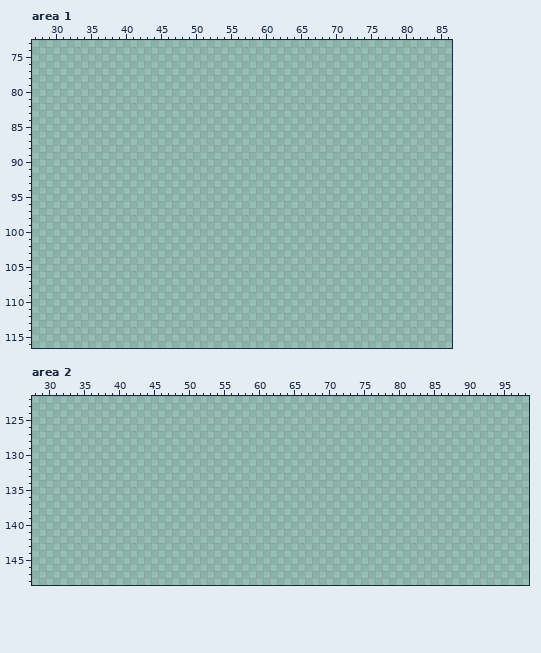
Pixel-art file, stored at gfx/misc.aseprite. Above, as it was before the edit.
320x192 pixels, 1 frame. Colours within 5 levels of each other are drawn and written as one. Shown: area 1: x 27..86, y 73..116; area 2: x 28..98, y 122..148.
Palette (. is transparent): 
Pixels before, area 1 (only the part around the change), first column x 27:
 75 ............................................................
 76 ............................................................
 77 ............................................................
 78 ............................................................
 79 ............................................................
 80 ............................................................
 81 ............................................................
 82 ............................................................
 83 ............................................................
 84 ............................................................
 85 ............................................................
 86 ............................................................
 87 ............................................................
 88 ............................................................
 89 ............................................................
 90 ............................................................
 91 ............................................................
 92 ............................................................
 93 ............................................................
 94 ............................................................
 95 ............................................................
 96 ............................................................
 97 ............................................................
 98 ............................................................
 99 ............................................................
100 ............................................................
101 ............................................................
102 ............................................................
103 ............................................................
104 ............................................................
105 ............................................................
106 ............................................................
107 ............................................................
108 ............................................................
109 ............................................................
110 ............................................................
111 ............................................................
112 ............................................................
113 ............................................................
114 ............................................................
115 ............................................................
116 ............................................................
The same view after the edit:
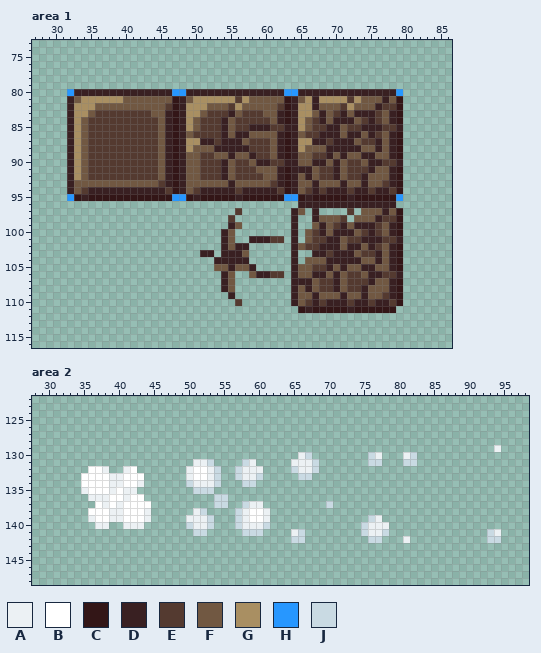
Colours new in this view: A #ecf1f4  B #ffffff  C #331617  D #392022  E #543a30  F #715842  G #a98f62  H #2797ff  J #c9dae3
Change:
Changed rows in their new state; - is an unchanged pixel.
Area 1:
first column x 32:
 80 HDDDDDDDDDDDDDDHHDDDDDDDDDDDDDDHHDDDDDDDDDDDDDDH
 81 DFGGGGGGFFFFFFFCDFGGGGGGEGFFFFFCDFGDGGGGEGFFFDFC
 82 DGGGFFFFFFFFFFECDGGGFFFEGFFFFFECDGGDFFFEGFFFDEEC
 83 DGGFEEEEEEEEFFDCDGGFEEEDFEEEFFDCDGGFDFEDFDDDEFDC
 84 DGFEEEEEEEEEEFDCDGFEEEDFEEEEEFDCDGFEDFDDDFEDEFDC
 85 DGFEEEEEEEEEEFDCDGFEEEDFEEDDDEEDDGFEEDDFEEDDDEED
 86 DGFEEEEEEEEEEFDCDFEEEEDFDDFFFFDCDFEEDDDFDDFDEFDC
 87 DGFEEEEEEEEEEFDCDGGDDEDDDFEEEFDCDGGDDEDDDFEEDFDC
 88 DGFEEEEEEEEEEFDCDGFFFDDDDDEEEFDCDGFFFDDDDDFFDFDC
 89 DGFEEEEEEEEEEFDCDFFEEFFDFFDEEFDCDFFEEDFDFFDDFFDC
 90 DGFEEEEEEEEEEFDCDFFEEEDFEEFDDEEDDFFDDFDFEEFDDEED
 91 DGFEEEEEEEEEEFDCDFFEEEDFEEEFFFDCDDDFEEDFEEEDFFDC
 92 DGFEEEEEEEEEEFDCDFFEEEDFEEEEFFDCDFDFEEDFEEDFFFDC
 93 DFFFFFFFFFFFFEDCDFFFFFFDFFFFFEDCDFFDFFFDFFDFFEDC
 94 DFEDDDDDDDDDDDECDFEDDDDDEDDDDDECDFEDEDDDEDDEDDEC
 95 HCDCCCCCCCCCCCCHHCDCCCCCDCCCCCCHHCDCCCCCDCCCCCCH
 96 ---------------------------------DDDDDDDDDDDDDD-
 97 ------------------------E-------DF-D----E-FFFDFC
 98 -----------------------E--------D--DFFFE-FFFDEEC
 99 -----------------------DF-------D--FDFEDFDDDEFDC
100 ----------------------DF--------D-FEDFDDDFEDEFDC
101 ----------------------DF--DDDEE-D-FEEDDFEEDDDEED
102 ----------------------DFDD------DFEEDDDFDDFDEFDC
103 -------------------DD-DDDF------D--DDEDDDFEEDFDC
104 ---------------------DDDDD------D-FFFDDDDDFFDFDC
105 ---------------------FFDFFD-----DFFEEDFDFFDDFFDC
106 ----------------------DF--FDDEE-DFFDDFDFEEFDDEED
107 ----------------------DF--------DDDFEEDFEEEDFFDC
108 ----------------------DF--------DFDFEEDFEEDFFFDC
109 -----------------------D--------DFFDFFFDFFDFFEDC
110 ------------------------E-------DFEDEDDDEDDEDDEC
111 ---------------------------------CDCCCCCDCCCCCC-
Area 2:
first column x 35:
129 -----------------------------------------------------------A
130 -------------------------------AJ--------JA---AJ------------
131 ----------------AAJ----JA-----AAAJ-------JJ---JJ------------
132 -BBA--AB-------ABBAJ--JAAA----JAAJ--------------------------
133 BBBBAABBB------ABBAJ--JAAJ-----JJ---------------------------
134 BBBBAABBA------JAAAJ---JJ-----------------------------------
135 ABBBABAA--------JJJ-----------------------------------------
136 -AAABBABB----------JJ---------------------------------------
137 --BABABBBB---------JJ--JAA---------J------------------------
138 -BBBAABBBA------AJ----JABBA---------------------------------
139 -ABBAABBBA-----AAAJ---JABBA--------------JA-----------------
140 --AA--AAA------JAAJ---JAAAJ-------------JAAA----------------
141 ----------------JJ-----JJJ----AJ--------JAAJ--------------JA
142 ------------------------------JJ---------JJ---A-----------JJ
Where, in picture pixels (left, top, right, bottom), the same in both pictures:
added: (67, 89, 403, 313)
added: (494, 445, 501, 452)
added: (186, 452, 319, 543)
added: (368, 452, 417, 466)
added: (81, 466, 151, 529)
added: (326, 501, 410, 543)
added: (487, 529, 501, 543)
